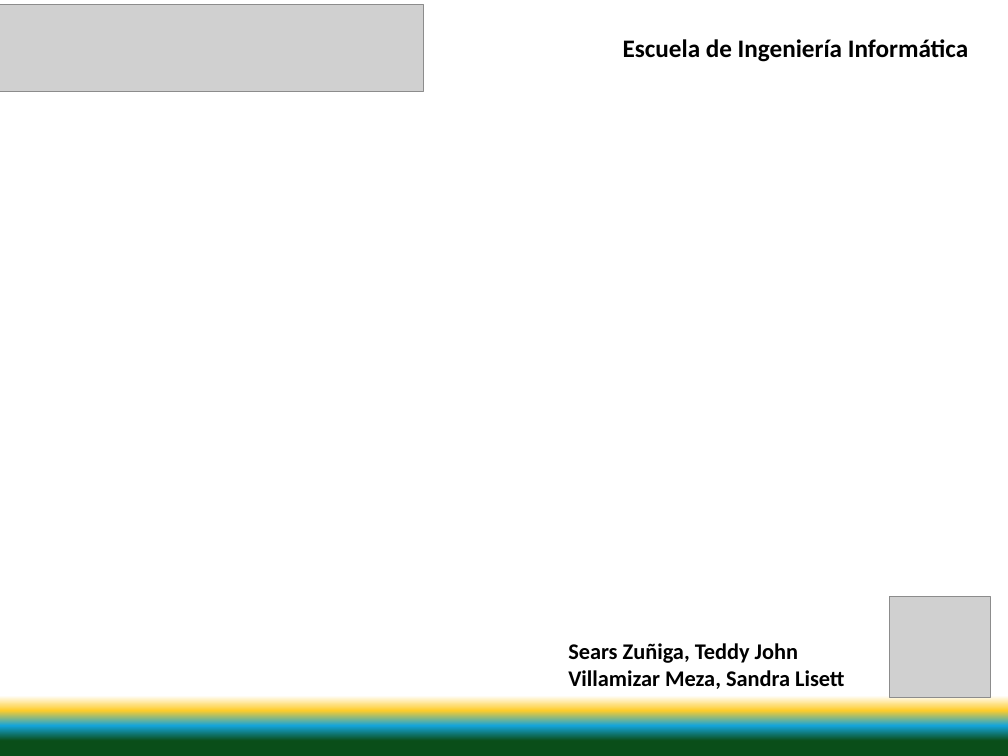
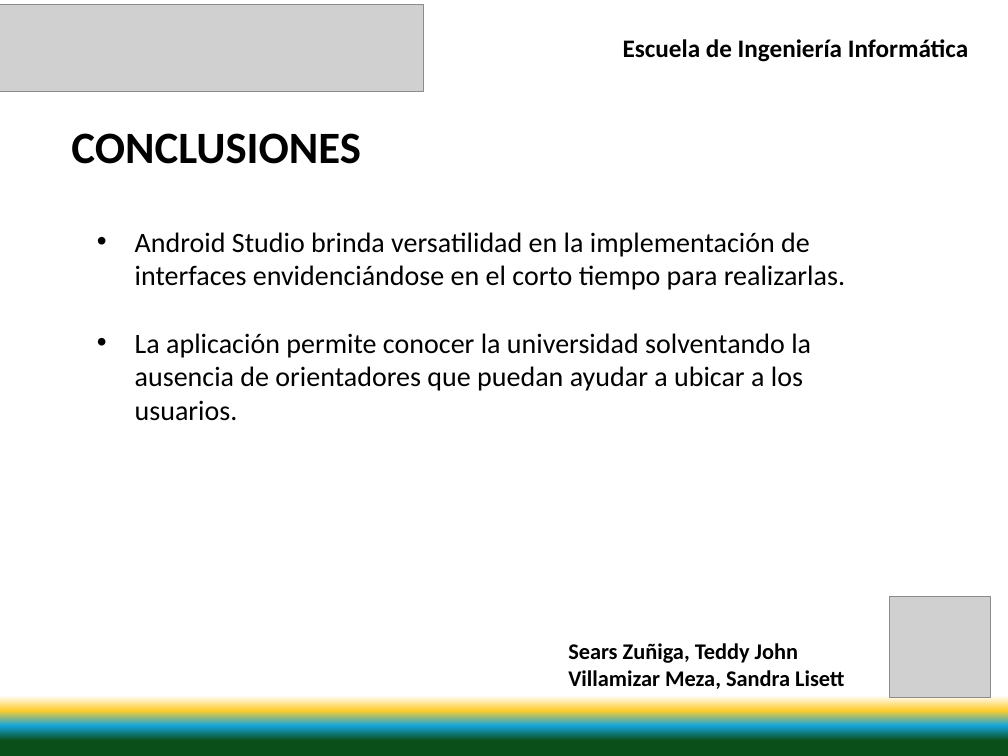
Before and after one commit to svillami/SanTed, a slide deck: slide 48 of Documentacion/Presentacion/Presentacion V1.0.pptx (slide 37 before the commit). Drawn at 1008x756 pixels with LibreOffice and Linux fonts; fonts in the diff are those of the drawing; grey boxes stand for pictures. Boxes give left, top, right and bottom in pixels: in the first picture for what was removed or moved away, otherwise in the second. Text is boxed around its words. In the diff, an @@ line names an element or a change of style, - is before the commit and + after.

```diff
--- a/Documentacion/Presentacion/Presentacion V1.0.pptx
+++ b/Documentacion/Presentacion/Presentacion V1.0.pptx
@@ text added at [71,133,361,164], 32 pt, text #000000, bold @@
+CONCLUSIONES
@@ text added at [135,232,845,421], 20 pt, text #000000 @@
+• Android Studio brinda versatilidad en la implementación de interfaces envidenciándose en el corto tiempo para realizarlas.
+• La aplicación permite conocer la universidad solventando la ausencia de orientadores que puedan ayudar a ubicar a los usuarios.
```
Also in this commit, not shown: 23 other slides changed, 11 slides added, 2 other files.
